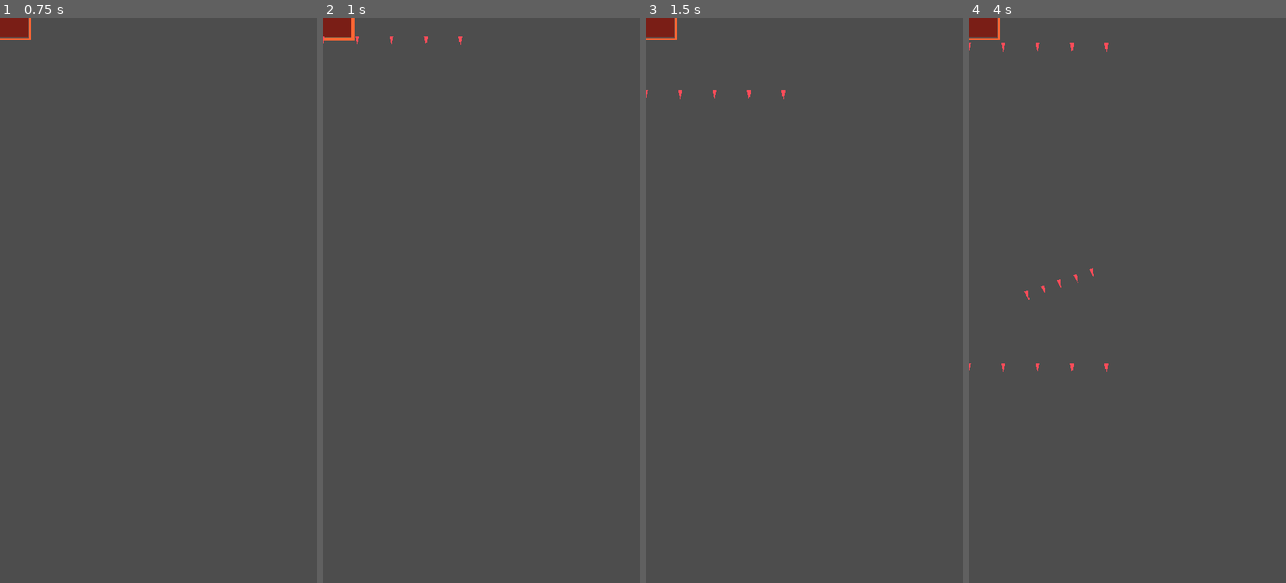
Above: before the commit, frames 1-4 (left to right).
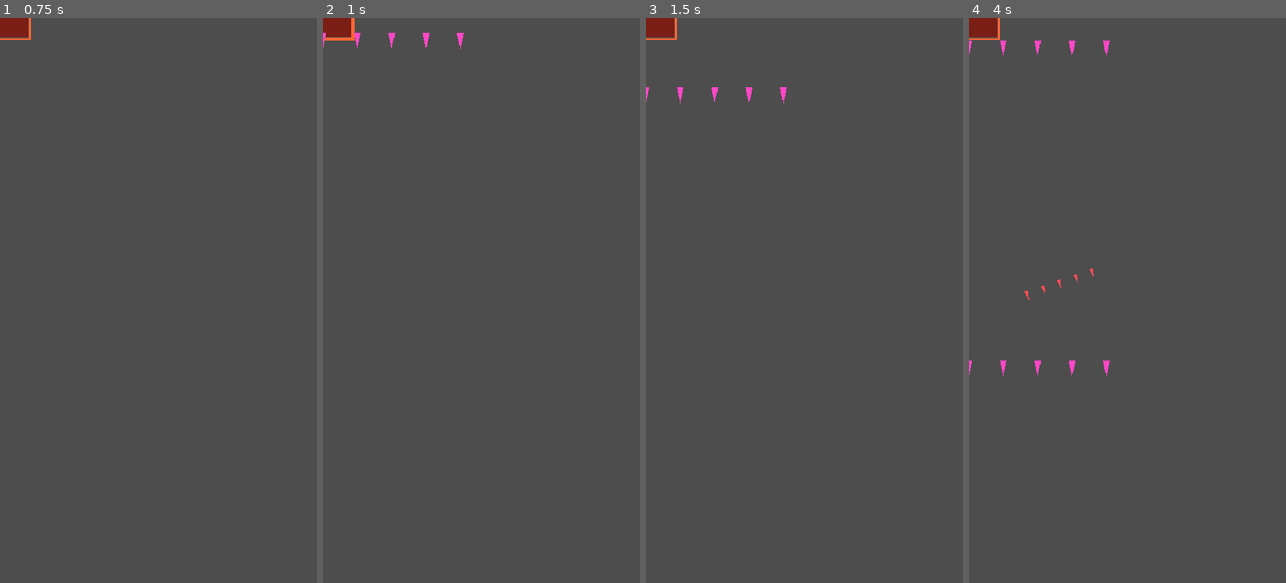
Above: after the commit, the same moments.

Repository: Gonz007/Bullet-Rogue
Game: Godot game, scene res://scenes/bosses/CorridorBoss.tscn
Two runs of this game, one before a commit and one after it. Both use one fixed random seed, a clock stepped at 60 frames per second and the inputs below. This scene is started directly instead of the project's main scene.
Inputs:
- Up to frame 1 (0.75 s): tap Enter (ui_accept) at 0.5 s; hold D (move_right) from 0.53 s (still down); tap R at 0.6 s
- Up to frame 2 (1 s): keep holding D (move_right); tap Enter (ui_accept) at 0.77 s
- Up to frame 3 (1.5 s): release D (move_right) at 1.28 s; hold A (move_left) from 1.28 s (still down); tap 1 at 1.35 s
- Up to frame 4 (4 s): tap Enter (ui_accept) at 1.52, 2, 3.02, 3.77 s; release A (move_left) at 2.03 s; hold D (move_right) 2.03-3.53 s; tap 2 at 2.1 s; tap 3 at 2.85 s; hold A (move_left) from 3.53 s (still down); tap 4 at 3.6 s

Frame 1 is identical in both runs. In frame 2, 0.1% of the frame differs, in the area x 0-45%, y 2-6%; in frame 3, 0.1%; in frame 4, 0.3%, in the area x 0-45%, y 4-64%.

Commit message:
feat: distinguish heavy non-reflectable boss bullets

Diff:
--- a/scripts/bosses/bullet_patterns.gd
+++ b/scripts/bosses/bullet_patterns.gd
@@ -39,12 +39,12 @@
 		_spawn(source, projectile_scene, direction, speed, damage, true, source.global_position + perpendicular * offset)
 
 
-static func wall(source: Node2D, projectile_scene: PackedScene, count: int, spacing: float, speed: float, gap_index: int = -1) -> void:
+static func wall(source: Node2D, projectile_scene: PackedScene, count: int, spacing: float, speed: float, gap_index: int = -1, heavy: bool = false) -> void:
 	for index in count:
 		if index == gap_index:
 			continue
 		var offset := (float(index) - float(count - 1) * 0.5) * spacing
-		_spawn(source, projectile_scene, Vector2.DOWN, speed, 1, true, source.global_position + Vector2(offset, 0.0))
+		_spawn(source, projectile_scene, Vector2.DOWN, speed, 1, not heavy, source.global_position + Vector2(offset, 0.0))
 
 
 static func cross(source: Node2D, projectile_scene: PackedScene, speed: float, damage: int = 1) -> void:
@@ -68,8 +68,8 @@
 		_spawn(source, projectile_scene, Vector2.UP.rotated(angle + PI * 0.25), speed, 1)
 
 
-static func tunnel(source: Node2D, projectile_scene: PackedScene, speed: float, opening_side: int) -> void:
-	wall(source, projectile_scene, 9, 52.0, speed, clampi(opening_side, 0, 8))
+static func tunnel(source: Node2D, projectile_scene: PackedScene, speed: float, opening_side: int, heavy: bool = false) -> void:
+	wall(source, projectile_scene, 9, 52.0, speed, clampi(opening_side, 0, 8), heavy)
 
 
 static func rotating_ring(source: Node2D, projectile_scene: PackedScene, count: int, speed: float, angle: float) -> void:
@@ -85,5 +85,5 @@
 	projectile.global_position = source.global_position if position_override == Vector2.INF else position_override
 	source.get_tree().current_scene.add_child(projectile)
 	projectile.configure(Projectile.Team.ENEMY, direction, damage, speed, source)
-	projectile.can_be_reflected = reflectable
+	projectile.set_reflectable(reflectable)
 	projectile.metadata["pattern_bullet"] = true
--- a/scripts/bosses/corridor_boss.gd
+++ b/scripts/bosses/corridor_boss.gd
@@ -32,12 +32,12 @@
 	match current_phase:
 		1:
 			if _attack_index % 2 == 0:
-				BulletPatterns.wall(self, projectile_scene, 9, 52.0, 165.0, int(_attack_index / 2) % 9)
+				BulletPatterns.wall(self, projectile_scene, 9, 52.0, 165.0, int(_attack_index / 2) % 9, true)
 			else:
 				BulletPatterns.line(self, projectile_scene, 5, 26.0, (target - global_position).normalized(), 245.0)
 		2:
 			if _attack_index % 2 == 0:
-				BulletPatterns.tunnel(self, projectile_scene, 185.0, (_attack_index * 2) % 9)
+				BulletPatterns.tunnel(self, projectile_scene, 185.0, (_attack_index * 2) % 9, true)
 			else:
 				BulletPatterns.cross(self, projectile_scene, 185.0)
 				BulletPatterns.fan(self, projectile_scene, 3, 0.42, target, 260.0)
--- a/scripts/projectile.gd
+++ b/scripts/projectile.gd
@@ -40,6 +40,11 @@
 	speed = new_speed
 	_create_damage_info(source)
 	_apply_collision_profile()
+	_update_visuals()
+
+
+func set_reflectable(value: bool) -> void:
+	can_be_reflected = value
 	_update_visuals()
 
 
@@ -116,4 +121,9 @@
 
 
 func _update_visuals() -> void:
-	$Visual.color = Color(0.35, 0.95, 1.0) if team == Team.PLAYER and metadata.get("reflected", false) else (Color(1.0, 0.9, 0.25) if team == Team.PLAYER else Color(1.0, 0.3, 0.35))
+	if team == Team.PLAYER:
+		$Visual.color = Color(0.35, 0.95, 1.0) if metadata.get("reflected", false) else Color(1.0, 0.9, 0.25)
+		$Visual.scale = Vector2.ONE
+	else:
+		$Visual.color = Color(1.0, 0.28, 0.78) if not can_be_reflected else Color(1.0, 0.3, 0.35)
+		$Visual.scale = Vector2.ONE * (1.7 if not can_be_reflected else 1.0)
